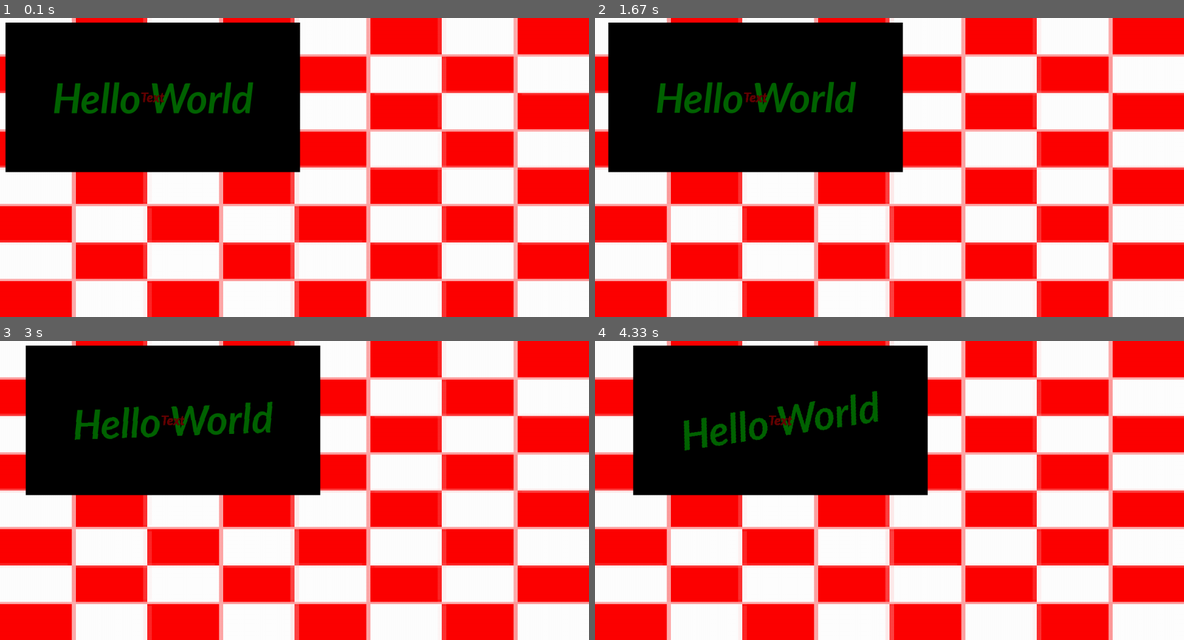
Above: before the commit, frames 1-4 (two rows, left to right).
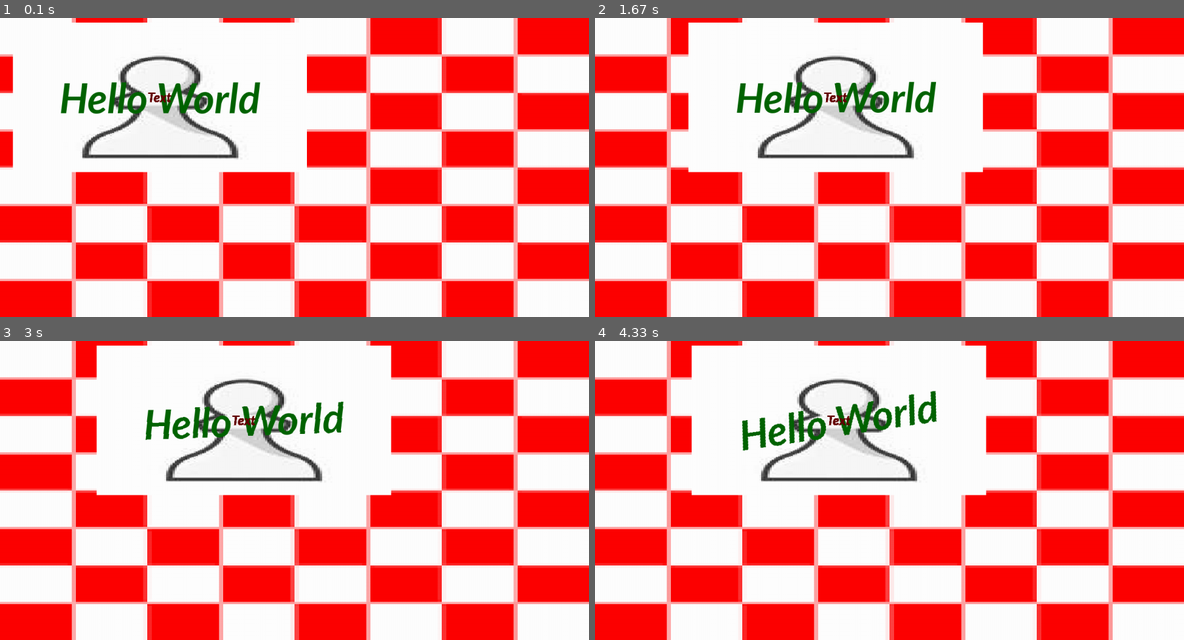
Above: after the commit, the same moments.

Repository: FizzyKing6002/App-Game-Designer-using-Pygame
Game: pygame game, started from projectEditor.py
Two runs of this game, one before a commit and one after it. Both use one fixed random seed, a clock stepped at 60 frames per second and the inputs below.
Inputs (mouse positions are in pixels of both pictures, inside the frame that each line leads up to):
- Up to frame 1 (0.1 s): no input
- Up to frame 2 (1.67 s): click (889, 167) at 0.38 s; click (748, 170) at 0.72 s; click (706, 236) at 1.05 s; click (736, 56) at 1.38 s
- Up to frame 3 (3 s): no input
- Up to frame 4 (4.33 s): no input

The runs differ from the first frame. In frame 1, 25% of the frame differs, in the area x 0-53%, y 1-52%; in frame 2, 29%, in the area x 2-66%, y 1-52%; in frame 3, 28%; in frame 4, 28%.

Commit message:
Bug Fix when Surfaces were Opaque
Blitting the window onto the surface fixes the issue with surface opacity.

Diff:
--- a/EditorScripts/ObjectScripts/Example_Object2.py
+++ b/EditorScripts/ObjectScripts/Example_Object2.py
@@ -40,7 +40,7 @@
     def frame_update(self, global_scripts):
         if self.one_time:
             self.one_time = False
-            self.create_animation(200, 10000, "posx", "x")
+            self.create_animation(200, 1000, "posx", "x")
 
     def left_clicked(self):
         pass
--- a/EditorScripts/ObjectScripts/Example_Object3.py
+++ b/EditorScripts/ObjectScripts/Example_Object3.py
@@ -13,7 +13,7 @@
         self.active = True
         self.update_priority = 2
 
-        self.objects_visible_outside_container = False
+        self.objects_visible_outside_container = True
         self.img_dir = None
         self.activation_keys = {}
 
--- a/EditorScripts/ObjectScripts/Example_Object4.py
+++ b/EditorScripts/ObjectScripts/Example_Object4.py
@@ -13,7 +13,7 @@
         self.active = False
         self.update_priority = 1
 
-        self.objects_visible_outside_container = False
+        self.objects_visible_outside_container = True
         self.img_dir = "EditorTextures/palms.png"
         self.activation_keys = {}
 
--- a/EditorScripts/ObjectScripts/Example_Object5.py
+++ b/EditorScripts/ObjectScripts/Example_Object5.py
@@ -13,7 +13,7 @@
         self.active = True
         self.update_priority = 1
 
-        self.objects_visible_outside_container = False
+        self.objects_visible_outside_container = True
         self.img_dir = None
         self.activation_keys = {}
 
--- a/ImportCode/objects.py
+++ b/ImportCode/objects.py
@@ -136,6 +136,9 @@
 
         else:
             surface = pygame.Surface(self.size).convert()
+            surface.blit(window, (
+                -(self.pos[0] - self.size[0] // 2), -(self.pos[1] - self.size[1] // 2)))
+
             for obj in self.objects:
                 obj(surface, time,
                     [self.size[0] // 2, self.size[1] // 2], self.size, self.rot, self.opa,
